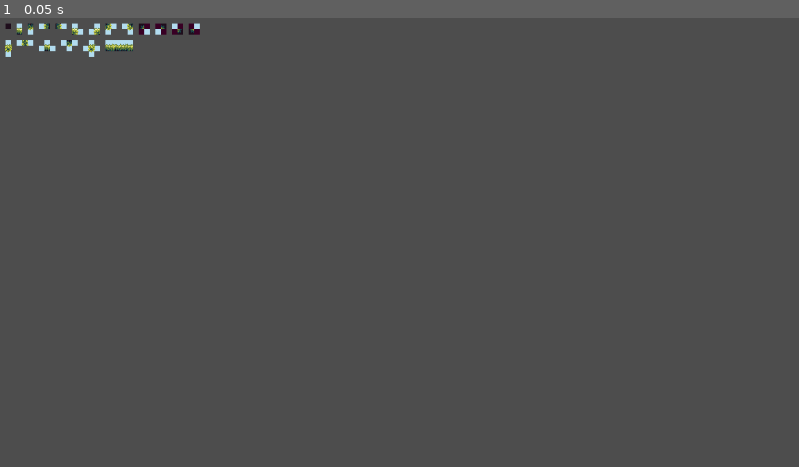
Above: before the commit, frame 1.
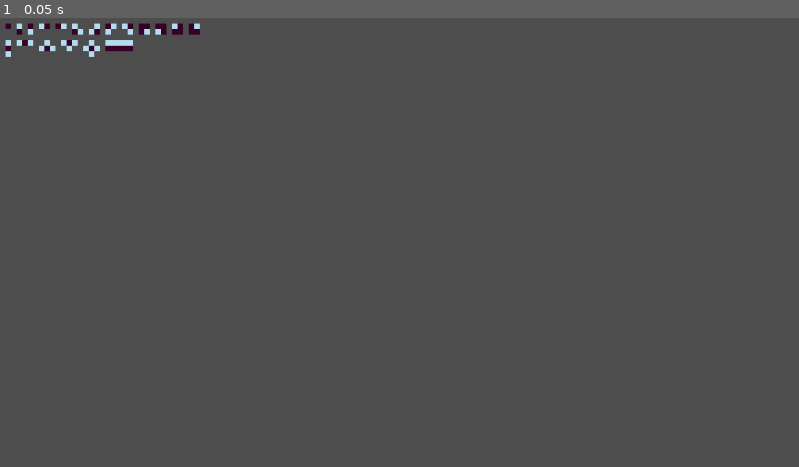
Above: after the commit, the same moment.

Repository: McPalm/GodotTileReflection
Game: Godot game, scene res://TileReflection/Test.tscn
The game is run twice, just before and just after one commit, with the same random seed, the same clock (stepped at 60 frames per second) and the same inputs. The project has no main scene, so this scene is started directly.
Inputs:
- Up to frame 1 (0.05 s): no input

The runs differ from the first frame. In frame 1, 0.2% of the frame differs, in the area x 0-25%, y 1-8%.

Commit message:
Managed to save it in a serialized form. But its not quite reusable yet.

Diff:
--- /dev/null
+++ b/TileReflection/MyRule.tres
@@ -0,0 +1,9 @@
+[gd_resource type="Resource" script_class="ReflectionTileRule" load_steps=2 format=3 uid="uid://c5yb2y0fiycl7"]
+
+[ext_resource type="Script" path="res://TileReflection/ReflectionTileRule.gd" id="1_p754j"]
+
+[resource]
+script = ExtResource("1_p754j")
+block = Array[Vector2i]([])
+pattern = Array[Vector2i]([])
+output = Array[Vector2i]([])
--- /dev/null
+++ b/TileReflection/ReflectionTileRule.gd
@@ -0,0 +1,9 @@
+class_name ReflectionTileRule extends Resource
+
+@export var block: Array[Vector2i]
+@export var pattern: Array[Vector2i]
+@export var output: Array[Vector2i]
+
+func _to_string():
+	var format_string = "Ruleset ( block: %s, pattern %s, output %s)"
+	return format_string % [block, pattern, output]
--- a/TileReflection/Test.tscn
+++ b/TileReflection/Test.tscn
@@ -1,15 +1,131 @@
-[gd_scene load_steps=4 format=3 uid="uid://c3sm4q2gmiytq"]
+[gd_scene load_steps=24 format=3 uid="uid://c3sm4q2gmiytq"]
 
 [ext_resource type="Script" path="res://TileReflection/scripts/AutoTileTemplate.gd" id="1_3s383"]
+[ext_resource type="Script" path="res://TileReflection/ReflectionTileRule.gd" id="2_48tsg"]
 [ext_resource type="TileSet" uid="uid://et1gbat6dafk" path="res://TileReflection/SourceTiles.tres" id="2_rnvk4"]
 [ext_resource type="TileSet" uid="uid://ujpgpftb8j87" path="res://TileReflection/GrassTiles.tres" id="3_3jhia"]
+
+[sub_resource type="Resource" id="Resource_b0kji"]
+script = ExtResource("2_48tsg")
+block = Array[Vector2i]([Vector2i(1, 4), Vector2i(1, 5), Vector2i(1, 6)])
+pattern = Array[Vector2i]([Vector2i(1, 0), Vector2i(0, 0), Vector2i(1, 0)])
+output = Array[Vector2i]([Vector2i(-1, -1), Vector2i(5, 4), Vector2i(-1, -1)])
+
+[sub_resource type="Resource" id="Resource_soepi"]
+script = ExtResource("2_48tsg")
+block = Array[Vector2i]([Vector2i(3, 4), Vector2i(4, 4), Vector2i(5, 4)])
+pattern = Array[Vector2i]([Vector2i(1, 0), Vector2i(0, 0), Vector2i(1, 0)])
+output = Array[Vector2i]([Vector2i(-1, -1), Vector2i(5, 2), Vector2i(-1, -1)])
+
+[sub_resource type="Resource" id="Resource_ytegy"]
+script = ExtResource("2_48tsg")
+block = Array[Vector2i]([Vector2i(8, 5), Vector2i(9, 5), Vector2i(7, 5), Vector2i(8, 4)])
+pattern = Array[Vector2i]([Vector2i(0, 0), Vector2i(1, 0), Vector2i(1, 0), Vector2i(1, 0)])
+output = Array[Vector2i]([Vector2i(2, 2), Vector2i(-1, -1), Vector2i(-1, -1), Vector2i(-1, -1)])
+
+[sub_resource type="Resource" id="Resource_uno56"]
+script = ExtResource("2_48tsg")
+block = Array[Vector2i]([Vector2i(11, 4), Vector2i(12, 4), Vector2i(13, 4), Vector2i(12, 5)])
+pattern = Array[Vector2i]([Vector2i(1, 0), Vector2i(0, 0), Vector2i(1, 0), Vector2i(1, 0)])
+output = Array[Vector2i]([Vector2i(-1, -1), Vector2i(2, 5), Vector2i(-1, -1), Vector2i(-1, -1)])
+
+[sub_resource type="Resource" id="Resource_upylb"]
+script = ExtResource("2_48tsg")
+block = Array[Vector2i]([Vector2i(16, 5), Vector2i(17, 5), Vector2i(16, 6), Vector2i(15, 5), Vector2i(16, 4)])
+pattern = Array[Vector2i]([Vector2i(0, 0), Vector2i(1, 0), Vector2i(1, 0), Vector2i(1, 0), Vector2i(1, 0)])
+output = Array[Vector2i]([Vector2i(5, 4), Vector2i(-1, -1), Vector2i(-1, -1), Vector2i(-1, -1), Vector2i(-1, -1)])
+
+[sub_resource type="Resource" id="Resource_8qh4b"]
+script = ExtResource("2_48tsg")
+block = Array[Vector2i]([Vector2i(3, 1), Vector2i(3, 2)])
+pattern = Array[Vector2i]([Vector2i(1, 0), Vector2i(0, 0)])
+output = Array[Vector2i]([Vector2i(-1, -1), Vector2i(2, 2)])
+
+[sub_resource type="Resource" id="Resource_tp6vo"]
+script = ExtResource("2_48tsg")
+block = Array[Vector2i]([Vector2i(5, 1), Vector2i(5, 2)])
+pattern = Array[Vector2i]([Vector2i(0, 0), Vector2i(1, 0)])
+output = Array[Vector2i]([Vector2i(2, 5), Vector2i(-1, -1)])
+
+[sub_resource type="Resource" id="Resource_c6y4n"]
+script = ExtResource("2_48tsg")
+block = Array[Vector2i]([Vector2i(8, 1), Vector2i(7, 1)])
+pattern = Array[Vector2i]([Vector2i(0, 0), Vector2i(1, 0)])
+output = Array[Vector2i]([Vector2i(0, 4), Vector2i(-1, -1)])
+
+[sub_resource type="Resource" id="Resource_uro68"]
+script = ExtResource("2_48tsg")
+block = Array[Vector2i]([Vector2i(11, 1), Vector2i(10, 1)])
+pattern = Array[Vector2i]([Vector2i(1, 0), Vector2i(0, 0)])
+output = Array[Vector2i]([Vector2i(-1, -1), Vector2i(3, 4)])
+
+[sub_resource type="Resource" id="Resource_ejjhf"]
+script = ExtResource("2_48tsg")
+block = Array[Vector2i]([Vector2i(14, 2), Vector2i(13, 2), Vector2i(13, 1)])
+pattern = Array[Vector2i]([Vector2i(1, 0), Vector2i(0, 0), Vector2i(1, 0)])
+output = Array[Vector2i]([Vector2i(-1, -1), Vector2i(3, 2), Vector2i(-1, -1)])
+
+[sub_resource type="Resource" id="Resource_i6uha"]
+script = ExtResource("2_48tsg")
+block = Array[Vector2i]([Vector2i(17, 1), Vector2i(17, 2), Vector2i(16, 2)])
+pattern = Array[Vector2i]([Vector2i(1, 0), Vector2i(0, 0), Vector2i(1, 0)])
+output = Array[Vector2i]([Vector2i(-1, -1), Vector2i(0, 2), Vector2i(-1, -1)])
+
+[sub_resource type="Resource" id="Resource_xowv1"]
+script = ExtResource("2_48tsg")
+block = Array[Vector2i]([Vector2i(20, 1), Vector2i(19, 1), Vector2i(19, 2)])
+pattern = Array[Vector2i]([Vector2i(1, 0), Vector2i(0, 0), Vector2i(1, 0)])
+output = Array[Vector2i]([Vector2i(-1, -1), Vector2i(3, 5), Vector2i(-1, -1)])
+
+[sub_resource type="Resource" id="Resource_ylp5y"]
+script = ExtResource("2_48tsg")
+block = Array[Vector2i]([Vector2i(22, 1), Vector2i(23, 1), Vector2i(23, 2)])
+pattern = Array[Vector2i]([Vector2i(1, 0), Vector2i(0, 0), Vector2i(1, 0)])
+output = Array[Vector2i]([Vector2i(-1, -1), Vector2i(0, 5), Vector2i(-1, -1)])
+
+[sub_resource type="Resource" id="Resource_2i2kj"]
+script = ExtResource("2_48tsg")
+block = Array[Vector2i]([Vector2i(1, 1)])
+pattern = Array[Vector2i]([Vector2i(0, 0)])
+output = Array[Vector2i]([Vector2i(2, 4)])
+
+[sub_resource type="Resource" id="Resource_r2cxj"]
+script = ExtResource("2_48tsg")
+block = Array[Vector2i]([Vector2i(19, 5), Vector2i(20, 5), Vector2i(19, 4), Vector2i(21, 5), Vector2i(20, 4), Vector2i(22, 5), Vector2i(21, 4), Vector2i(23, 5), Vector2i(22, 4), Vector2i(23, 4)])
+pattern = Array[Vector2i]([Vector2i(0, 0), Vector2i(0, 0), Vector2i(1, 0), Vector2i(0, 0), Vector2i(1, 0), Vector2i(0, 0), Vector2i(1, 0), Vector2i(0, 0), Vector2i(1, 0), Vector2i(1, 0)])
+output = Array[Vector2i]([Vector2i(0, 0), Vector2i(1, 0), Vector2i(-1, -1), Vector2i(2, 0), Vector2i(-1, -1), Vector2i(3, 0), Vector2i(-1, -1), Vector2i(4, 0), Vector2i(-1, -1), Vector2i(-1, -1)])
+
+[sub_resource type="Resource" id="Resource_c4er2"]
+script = ExtResource("2_48tsg")
+block = Array[Vector2i]([Vector2i(25, 1), Vector2i(26, 1), Vector2i(25, 2), Vector2i(26, 2)])
+pattern = Array[Vector2i]([Vector2i(0, 0), Vector2i(0, 0), Vector2i(0, 0), Vector2i(1, 0)])
+output = Array[Vector2i]([Vector2i(5, 3), Vector2i(-1, -1), Vector2i(-1, -1), Vector2i(-1, -1)])
+
+[sub_resource type="Resource" id="Resource_lw6un"]
+script = ExtResource("2_48tsg")
+block = Array[Vector2i]([Vector2i(28, 1), Vector2i(29, 1), Vector2i(28, 2), Vector2i(29, 2)])
+pattern = Array[Vector2i]([Vector2i(0, 0), Vector2i(0, 0), Vector2i(1, 0), Vector2i(0, 0)])
+output = Array[Vector2i]([Vector2i(-1, -1), Vector2i(5, 3), Vector2i(-1, -1), Vector2i(-1, -1)])
+
+[sub_resource type="Resource" id="Resource_oepyb"]
+script = ExtResource("2_48tsg")
+block = Array[Vector2i]([Vector2i(31, 1), Vector2i(32, 1), Vector2i(31, 2), Vector2i(32, 2)])
+pattern = Array[Vector2i]([Vector2i(1, 0), Vector2i(0, 0), Vector2i(0, 0), Vector2i(0, 0)])
+output = Array[Vector2i]([Vector2i(-1, -1), Vector2i(-1, -1), Vector2i(-1, -1), Vector2i(5, 3)])
+
+[sub_resource type="Resource" id="Resource_xh6qd"]
+script = ExtResource("2_48tsg")
+block = Array[Vector2i]([Vector2i(34, 1), Vector2i(35, 1), Vector2i(34, 2), Vector2i(35, 2)])
+pattern = Array[Vector2i]([Vector2i(0, 0), Vector2i(1, 0), Vector2i(0, 0), Vector2i(0, 0)])
+output = Array[Vector2i]([Vector2i(-1, -1), Vector2i(-1, -1), Vector2i(5, 3), Vector2i(-1, -1)])
 
 [node name="Node2D" type="Node2D"]
 
 [node name="Template" type="Node2D" parent="." node_paths=PackedStringArray("ReadFrom", "Paint")]
 script = ExtResource("1_3s383")
 ReadFrom = NodePath("ReadFrom")
-Paint = [NodePath("Ground")]
+Paint = NodePath("Ground")
+rules = Array[ExtResource("2_48tsg")]([SubResource("Resource_b0kji"), SubResource("Resource_soepi"), SubResource("Resource_ytegy"), SubResource("Resource_uno56"), SubResource("Resource_upylb"), SubResource("Resource_8qh4b"), SubResource("Resource_tp6vo"), SubResource("Resource_c6y4n"), SubResource("Resource_uro68"), SubResource("Resource_ejjhf"), SubResource("Resource_i6uha"), SubResource("Resource_xowv1"), SubResource("Resource_ylp5y"), SubResource("Resource_2i2kj"), SubResource("Resource_r2cxj"), SubResource("Resource_c4er2"), SubResource("Resource_lw6un"), SubResource("Resource_oepyb"), SubResource("Resource_xh6qd")])
 
 [node name="ReadFrom" type="TileMap" parent="Template"]
 tile_set = ExtResource("2_rnvk4")
@@ -17,7 +133,10 @@
 layer_0/tile_data = PackedInt32Array(262145, 65536, 0, 327681, 0, 0, 393217, 65536, 0, 262147, 65536, 0, 262148, 0, 0,  …(960 unchanged characters)…
 
 [node name="Ground" type="TileMap" parent="Template"]
+visible = false
 z_index = 1
 tile_set = ExtResource("3_3jhia")
 format = 2
 layer_0/tile_data = PackedInt32Array(65537, 131072, 4, 131075, 131072, 2, 65541, 131072, 5, 65544, 0, 4, 65546, 196608, …(351 unchanged characters)…
+
+[node name="Node2D" type="Node2D" parent="."]
--- a/TileReflection/scripts/AutoTileTemplate.gd
+++ b/TileReflection/scripts/AutoTileTemplate.gd
@@ -2,8 +2,9 @@
 extends Node2D
 
 @export var ReadFrom:TileMap
-@export var Paint: Array[TileMap] = []
+@export var Paint: TileMap
 @export var dirty: bool
+@export var rules:Array[ReflectionTileRule]
 
 # Called every frame. 'delta' is the elapsed time since the previous frame.
 func _process(delta):
@@ -13,7 +14,15 @@
 
 func churn_data():
 	var blocks = get_all_blocks()
-	print(blocks.size())
+	print(rules)
+	rules = []
+	for block in blocks:
+		var rule:ReflectionTileRule = ReflectionTileRule.new()
+		rule.block = block
+		rule.pattern = get_tiledata_from(block, ReadFrom)
+		rule.output = get_tiledata_from(block, Paint)
+		rules.append((rule))
+
 
 func get_all_blocks():
 	var used = ReadFrom.get_used_cells(0)
@@ -38,3 +47,9 @@
 			if(data):
 				open.append(v22)
 	return open
+
+func get_tiledata_from(block:Array[Vector2i], tilemap:TileMap):
+	var tile_datas: Array[Vector2i] = []
+	for v2 in block:
+		tile_datas.append(tilemap.get_cell_atlas_coords(0, v2))
+	return tile_datas
